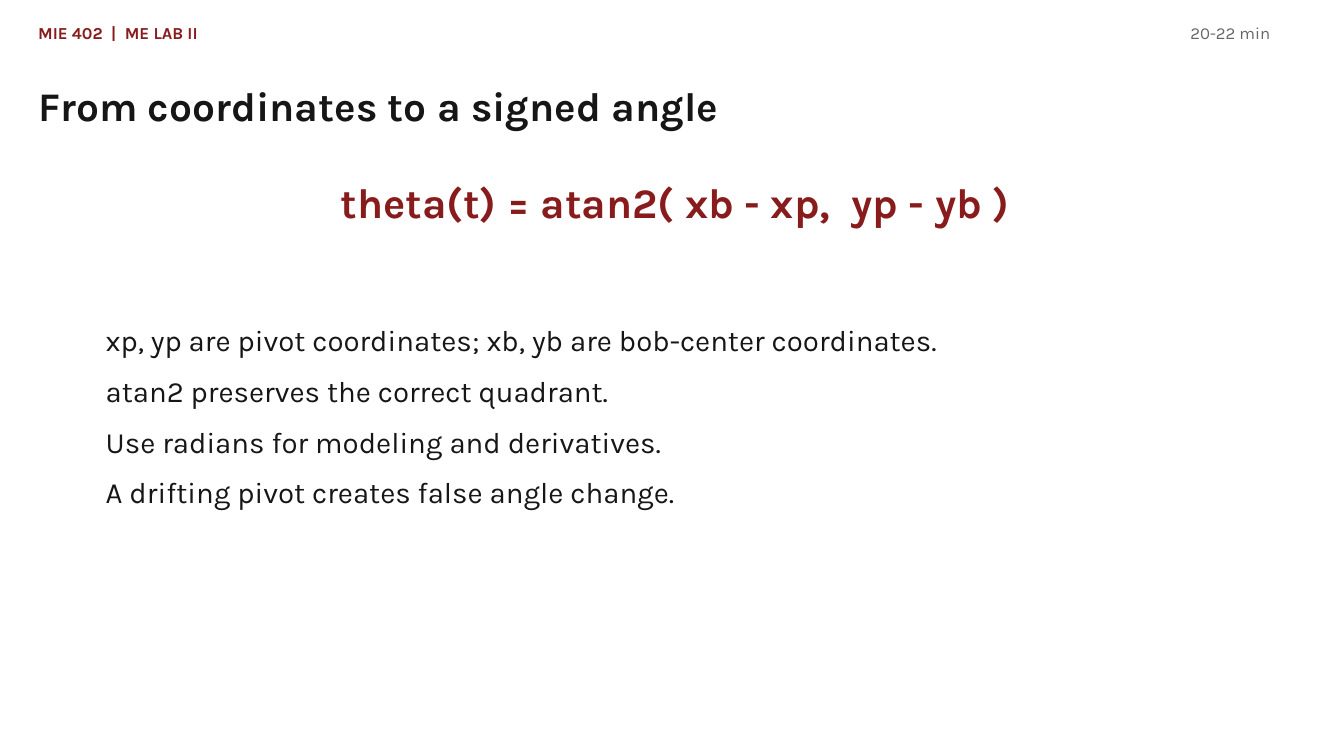
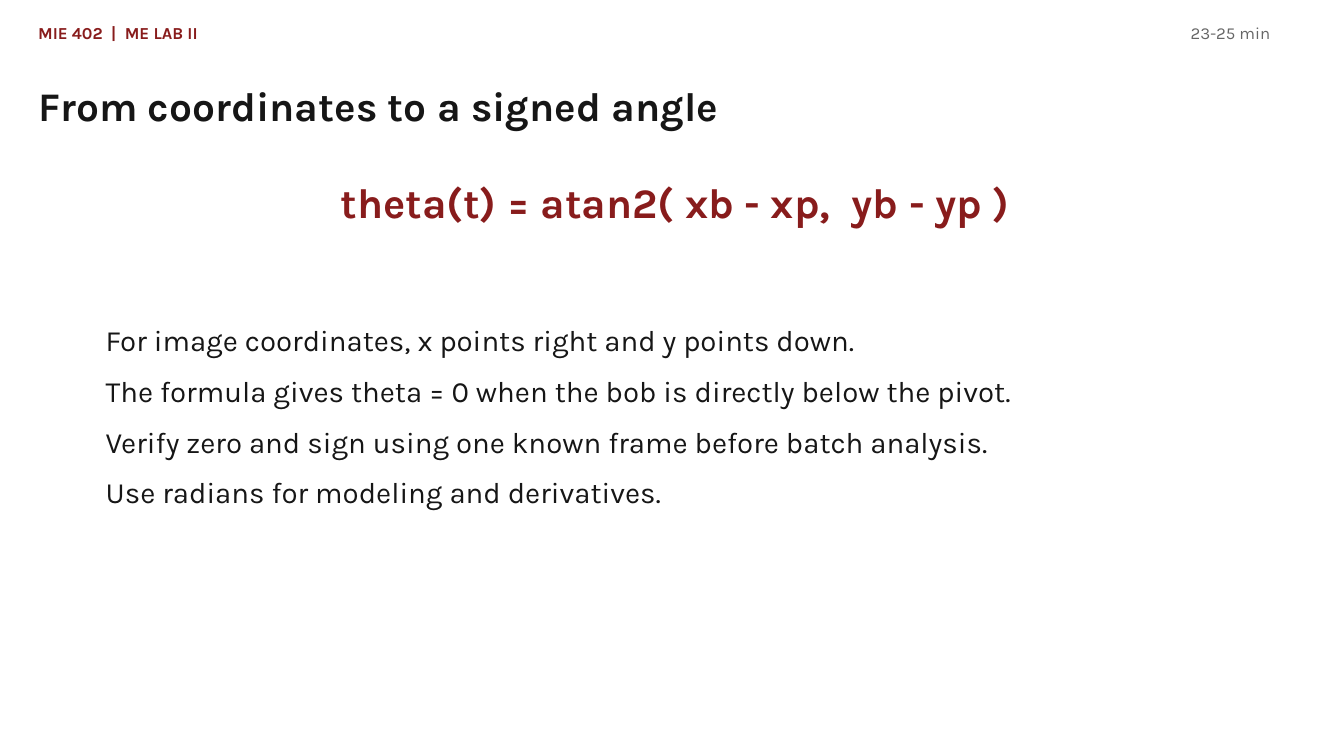
Before and after one commit to Ehsan-Roohi/MIE402-Lab, a slide deck: slide 12 of site/docs/MIE402_Lecture03_Single_Pendulum_PreLab2_Fall2026.pptx (slide 11 before the commit). Drawn at 1344x756 pixels with LibreOffice and Linux fonts; fonts in the diff are those of the drawing. Boxes give left, top, right and bottom in pixels: in the first picture for what was removed or moved away, otherwise in the second. Text is boxed around its words. In the diff, an @@ line names an element or a change of style, - is before the commit and + after.

Commit message:
Strengthen Lab 2 theory and analysis workflow

```diff
--- a/site/docs/MIE402_Lecture03_Single_Pendulum_PreLab2_Fall2026.pptx
+++ b/site/docs/MIE402_Lecture03_Single_Pendulum_PreLab2_Fall2026.pptx
@@ text at [1191,27,1270,39]: text changed @@
-20-22 min
+23-25 min
@@ text at [341,186,982,229]: text changed @@
-theta(t) = atan2( xb - xp, yp - yb )
+theta(t) = atan2( xb - xp, yb - yp )
@@ text at [106,330,1010,460]: text changed @@
-xp, yp are pivot coordinates; xb, yb are bob-center coordinates.
-atan2 preserves the correct quadrant.
+For image coordinates, x points right and y points down.
+The formula gives theta = 0 when the bob is directly below the pivot.
+Verify zero and sign using one known frame before batch analysis.
@@ text at [106,482,674,511]: paragraph removed @@
-A drifting pivot creates false angle change.
```
Also in this commit, not shown: 18 other slides changed, 2 slides added, 1 slide removed, 7 other files.
